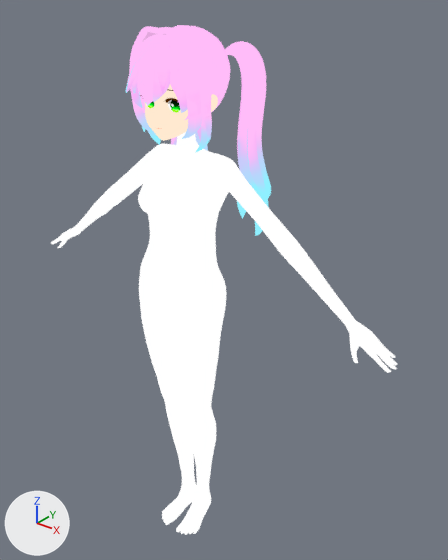
The glTF model mccc.glb, before and after one commit.
Rendered twice from a camera (50 mm lens) standing at (1.059, -1.182, 1.666) and looking at (0.048, 0.082, 0.883). Lighting does not change. The marker at lower left points along +X, +Y and +Z. Where no turn or scale is listed for an object, it has been applied to the vertices.

The scene before the commit, as lines of its bpy script (objects in view):
```python
ob_cylinder_003 = bpy.data.objects.new('Cylinder.003', me_cylinder_003)
ob_cylinder_003.location = (0.0, 0.0, 0.0)
ob_face = bpy.data.objects.new('Face', me_circle)
ob_face.location = (0.0, 0.0, 0.0)
ob_nurbspath_001 = bpy.data.objects.new('NurbsPath.001', me_nurbspath_001)
ob_nurbspath_001.location = (0.0, 0.0, 0.0)
ob_nurbspath_007 = bpy.data.objects.new('NurbsPath.007', me_nurbspath_009)
ob_nurbspath_007.location = (0.0, 0.0, 0.0)
ob_sphere_001 = bpy.data.objects.new('Sphere.001', me_sphere_001)
ob_sphere_001.location = (0.0, 0.0, 0.0)
# also in view: 'NurbsPath.002' at (-0.001, -0.11, 1.468)
```
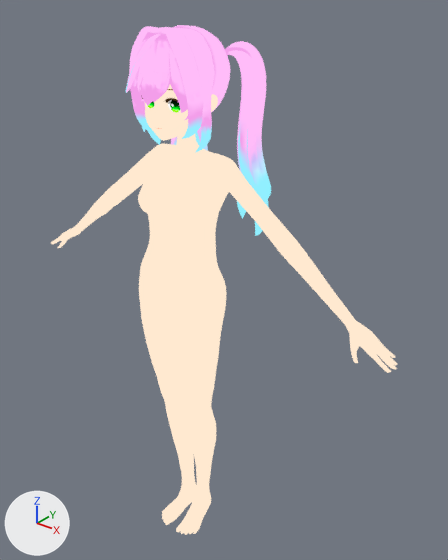
Location of each change, (x1, y1, x2, y2) in pixels of the pictures (448 x 560 px):
'Cylinder.003', recoloured (white to beige)
    both: (51, 132, 397, 535)
'NurbsPath.001', surface changed
    both: (132, 28, 214, 152)
'NurbsPath.007', surface changed (blue to cyan)
    both: (171, 45, 269, 233)

Edits to the bpy script that builds the scene:
```text
Add img_hairmergedcolor:
    img_hairmergedcolor = load_image('HairMergedColor', '_unpacked/HairMergedColor', 2048, 2048, 'sRGB')
Change mat_body:
    where n0 = _N.new('ShaderNodeEmission'); n0.name = 'Emission'
    add n0.inputs[0].default_value = (1.0, 0.815, 0.631, 1.0)  # 'Color', beige #ffe9d0
Change mat_hair:
    where n5 = _N.new('ShaderNodeTexImage'); n5.name = 'Image Texture'
    n5.image: img_hairbasecolor -> img_hairmergedcolor
```
